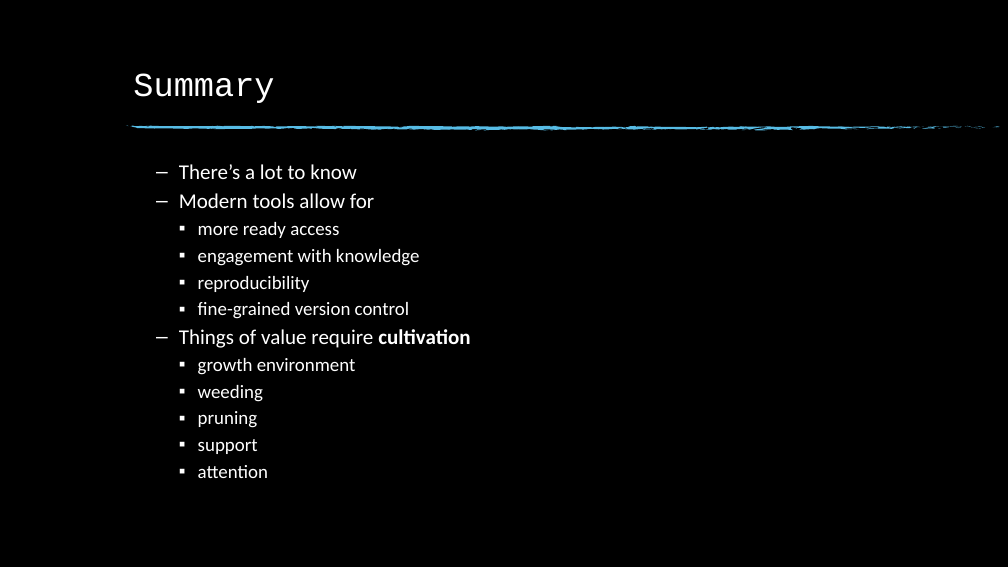
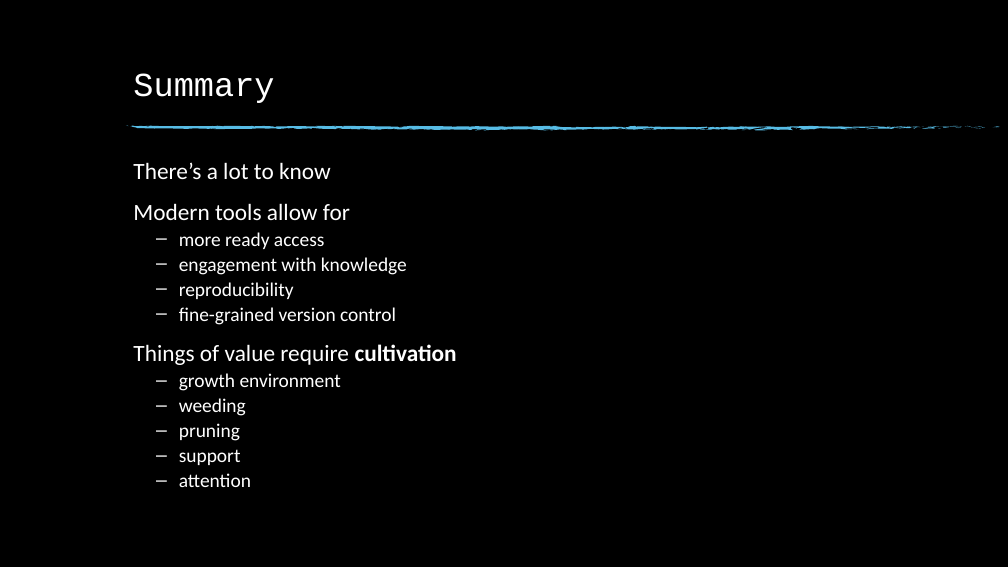
Before and after one commit to Society-of-Flight-Test-Engineers/handbook-2013, a slide deck: slide 16 of tutorials/2020-10-22-Symposium/porting-the-handbook.pptx (slide 15 before the commit). Drawn at 1008x567 pixels with LibreOffice and Linux fonts; fonts in the diff are those of the drawing; background and template pictures are left out. Boxes give left, top, right and bottom in pixels: in the first picture for what was removed or moved away, otherwise in the second. Text is boxed around its words. In the diff, an @@ line names an element or a change of style, - is before the commit and + after.

```diff
--- a/tutorials/2020-10-22-Symposium/porting-the-handbook.pptx
+++ b/tutorials/2020-10-22-Symposium/porting-the-handbook.pptx
@@ text "There’s a lot to know" at box(133, 162, 457, 487): size 20 to 22.2 pt in "There’s a lot to know", "Modern tools allow for", "Things of value require cultivation"; size 18 to 18.5 pt in "more ready access", "engagement with knowledge", "reproducibility", "fine-grained version control" and 5 more places; bullet – to none; list level 2 to 1 in "There’s a lot to know"; line spacing 0.9 to 0.8; list level 2 to 1 in "Modern tools allow for"; bullet ▪ to –; list level 3 to 2 in "more ready access"; list level 3 to 2 in "engagement with knowledge"; list level 3 to 2 in "reproducibility"; list level 3 to 2 in "fine-grained version control"; list level 2 to 1 in "Things of value require cultivation"; list level 3 to 2 in "growth environment"; list level 3 to 2 in "weeding"; list level 3 to 2 in "pruning"; list level 3 to 2 in "support"; list level 3 to 2 in "attention" @@
```
Also in this commit, not shown: 8 other slides changed, 1 slide added, 5 other files.
